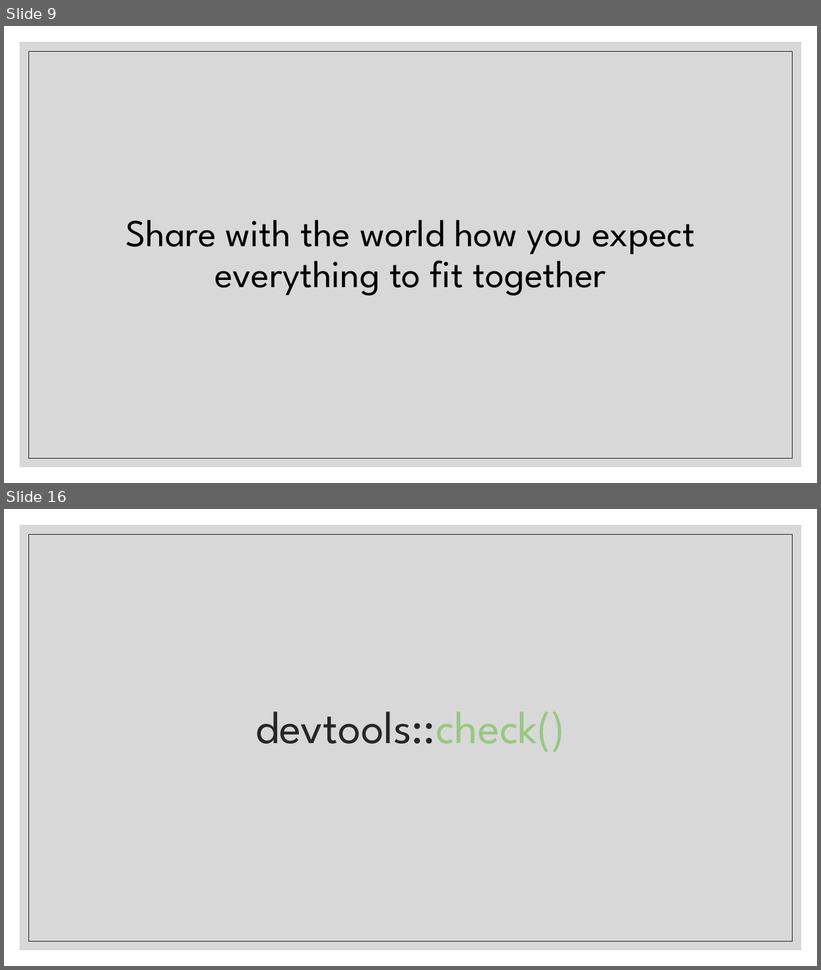
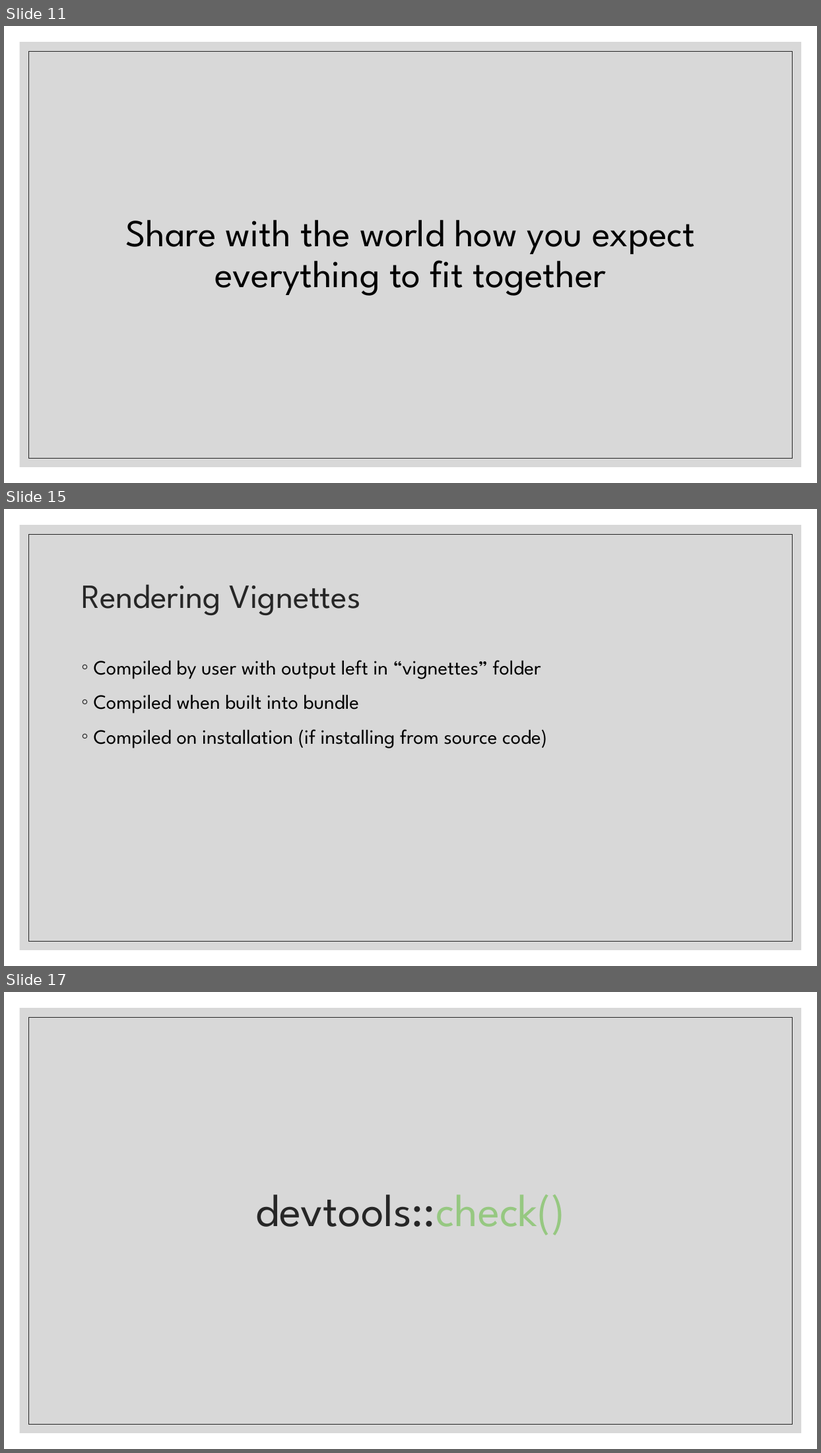
Before and after one commit to FredHutch/R_Package_Validation_Tutorial, a slide deck: Slides/Slides-02-Package_Elements_and_Structure/Slides-02-02-Package Documentation/Slides-02-02-Package_Documentation.pptx. Shown one above the other, each under a label of ours: slides 9 and 16 before the commit, slides 11, 15 and 17 after it; the slides between them are not shown. The pictures are 821x970 and 821x1453 pixels, drawn with LibreOffice and Linux fonts; fonts in the diff are those of the drawing. Boxes give left, top, right and bottom in pixels: in the first picture for what was removed or moved away, otherwise in the second. Text is boxed around its words. In the diff, an @@ line names an element or a change of style, - is before the commit and + after.

```diff
--- a/Slides/Slides-02-Package_Elements_and_Structure/Slides-02-02-Package Documentation/Slides-02-02-Package_Documentation.pptx
+++ b/Slides/Slides-02-Package_Elements_and_Structure/Slides-02-02-Package Documentation/Slides-02-02-Package_Documentation.pptx
@@ slide 15 added at (4, 509, 817, 966), background #FFFFFF; not listed: 2 template elements that a slide beside it also shows @@
@@ title added at (81, 584, 361, 616), 40 pt, text #262626 @@
+Rendering Vignettes
@@ text added at (94, 660, 547, 749), 24 pt, text #000000 @@
+◦ Compiled by user with output left in “vignettes” folder
+◦ Compiled when built into bundle
+◦ Compiled on installation (if installing from source code)
@@ what was slide 9 is now slide 11 @@
@@ what was slide 16 is now slide 17 @@
```
Also in this commit, not shown: 3 slides changed, 7 other slides added, 6 slides removed, 1 other file.
